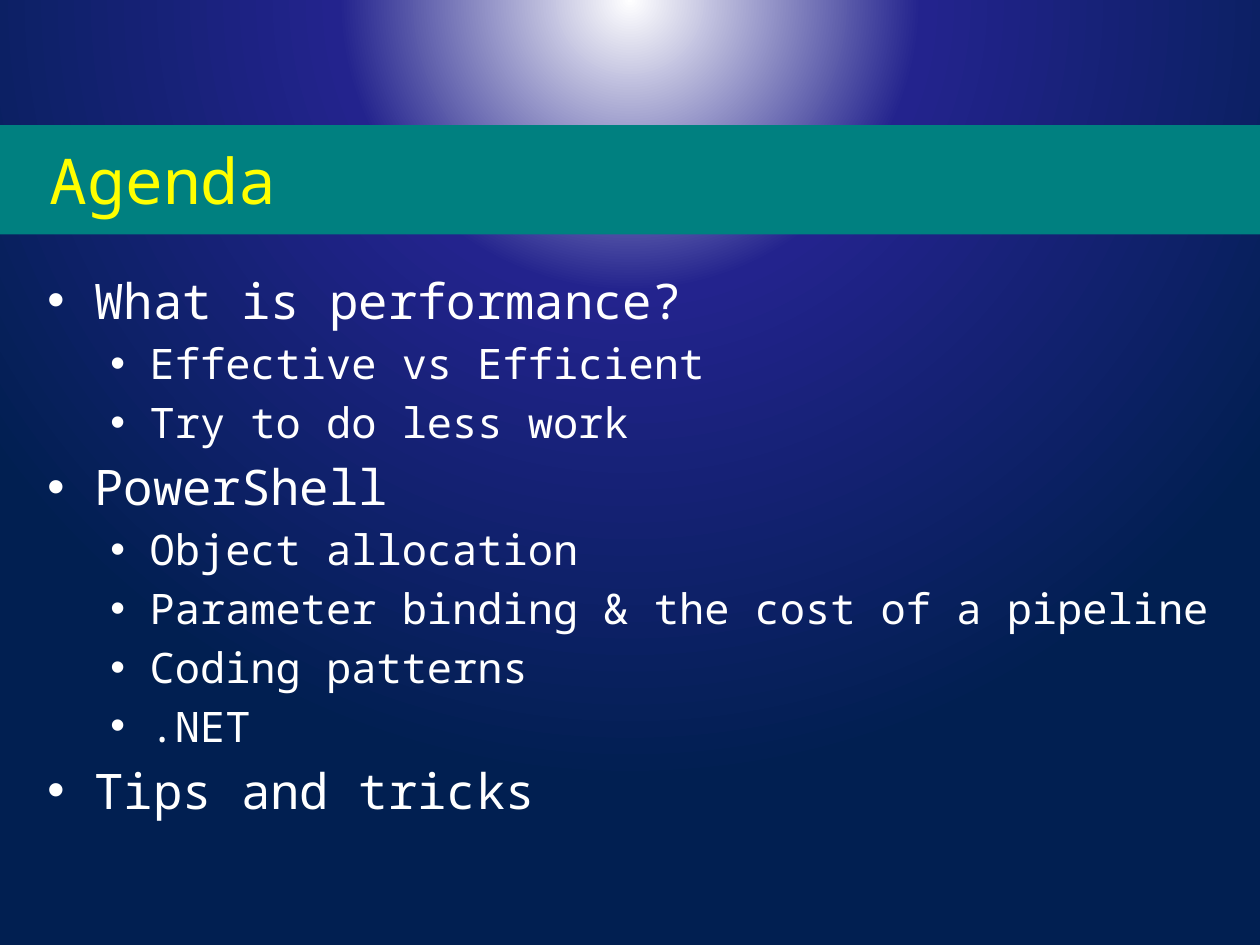
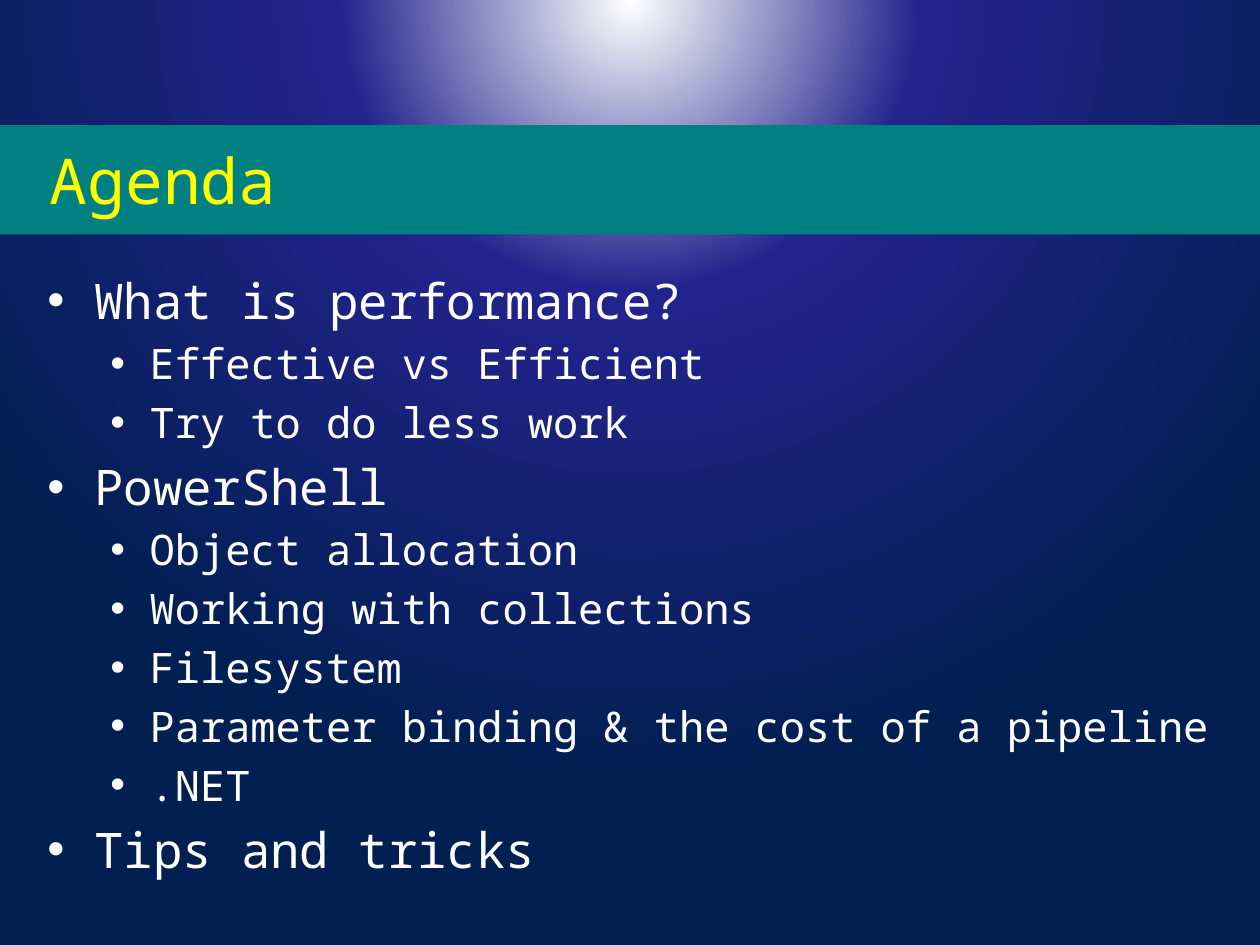
Before and after one commit to powercode/PSConfEU, a slide deck: slide 2 of PSCONFEU_Perf2017.pptx. Drawn at 1260x945 pixels with LibreOffice and Linux fonts; fonts in the diff are those of the drawing; background and template pictures are left out. Boxes give left, top, right and bottom in pixels: in the first picture for what was removed or moved away, otherwise in the second. Text is boxed around its words. In the diff, an @@ line names an element or a change of style, - is before the commit and + after.

```diff
--- a/PSCONFEU_Perf2017.pptx
+++ b/PSCONFEU_Perf2017.pptx
@@ text at bbox=[150, 592, 754, 694]: paragraphs added @@
+  • Working with collections
+  • Filesystem
@@ text at bbox=[150, 651, 528, 694]: paragraph removed @@
-  • Coding patterns
```
Also in this commit, not shown: 3 slides added, 23 other files.
